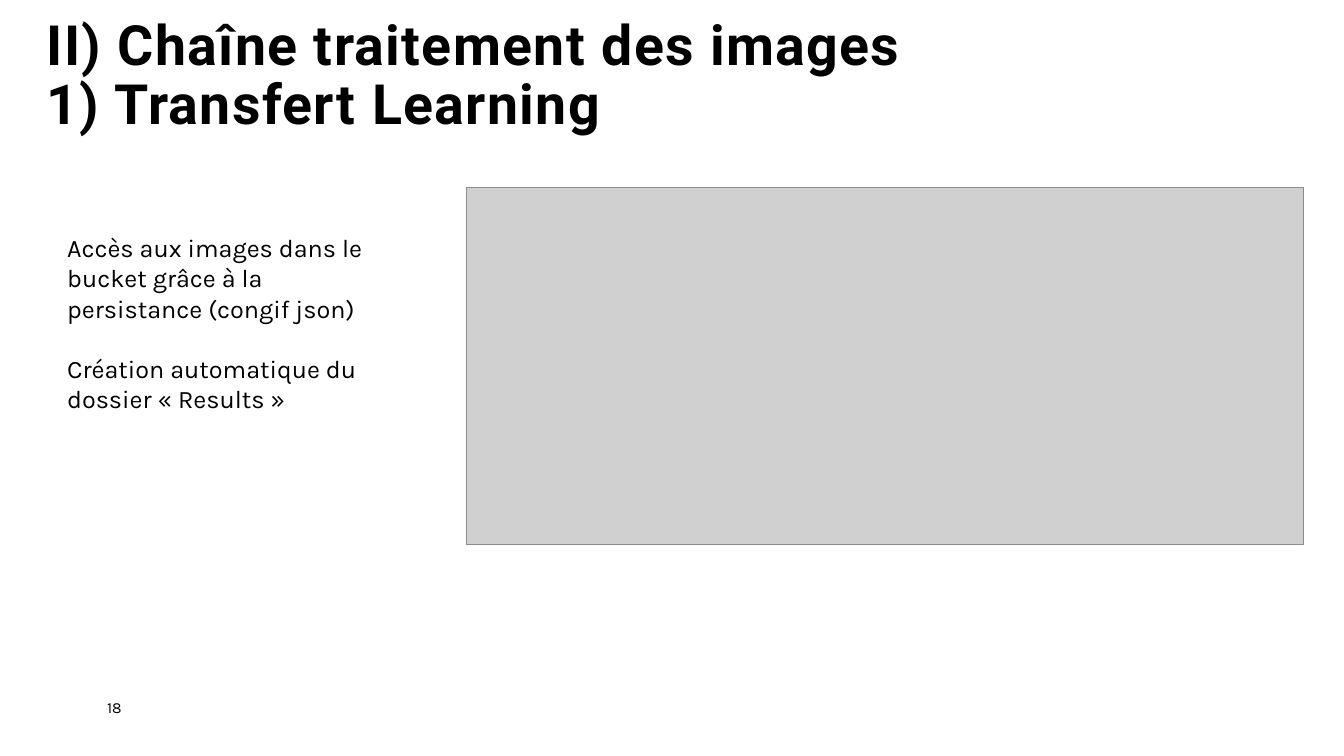
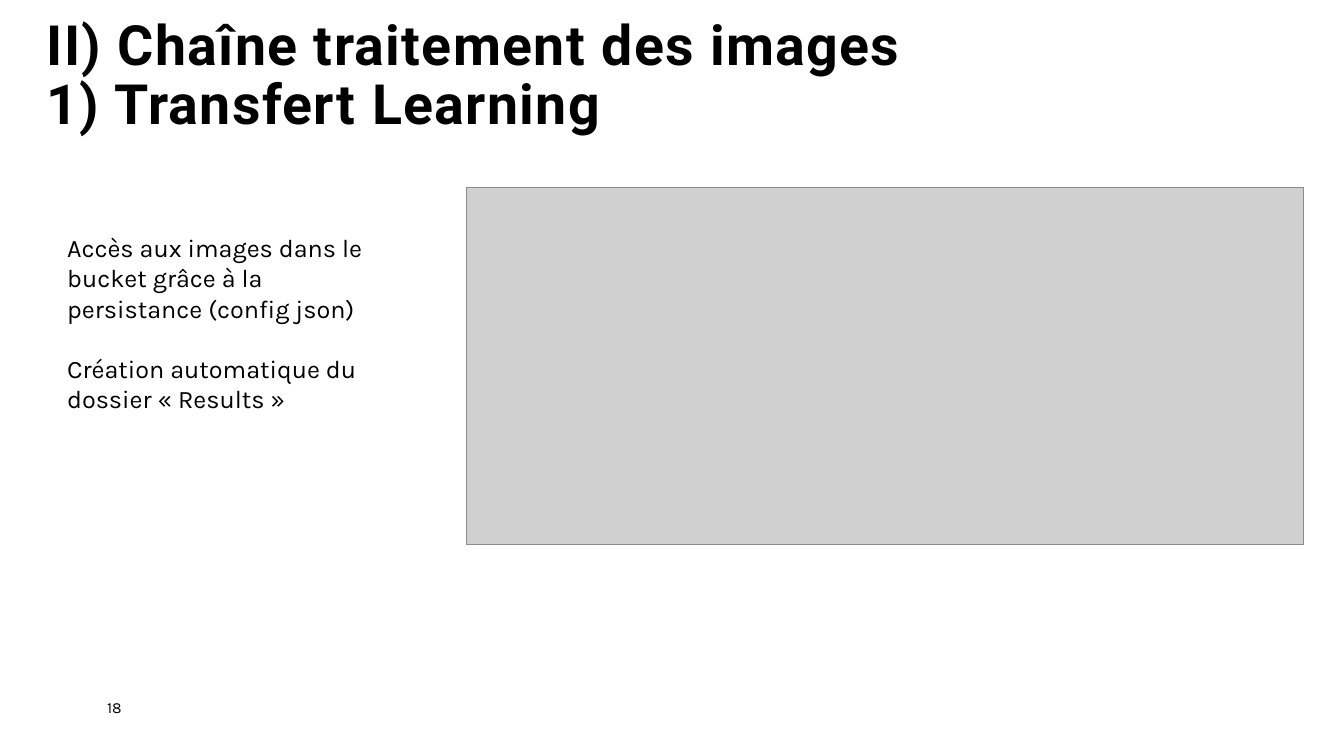
Before and after one commit to oumeima-elgharbi/P8_Data_Science_OpenClassrooms, a slide deck: slide 18 of P8_presentation.pptx. Drawn at 1344x756 pixels with LibreOffice and Linux fonts; fonts in the diff are those of the drawing; grey boxes stand for pictures. Boxes give left, top, right and bottom in pixels: in the first picture for what was removed or moved away, otherwise in the second. Text is boxed around its words. In the diff, an @@ line names an element or a change of style, - is before the commit and + after.

```diff
--- a/P8_presentation.pptx
+++ b/P8_presentation.pptx
@@ text at (67, 237, 362, 324): text changed @@
-Accès aux images dans le bucket grâce à la persistance (congif json)
+Accès aux images dans le bucket grâce à la persistance (config json)
```
Also in this commit, not shown: 3 other slides changed, 1 other file.
